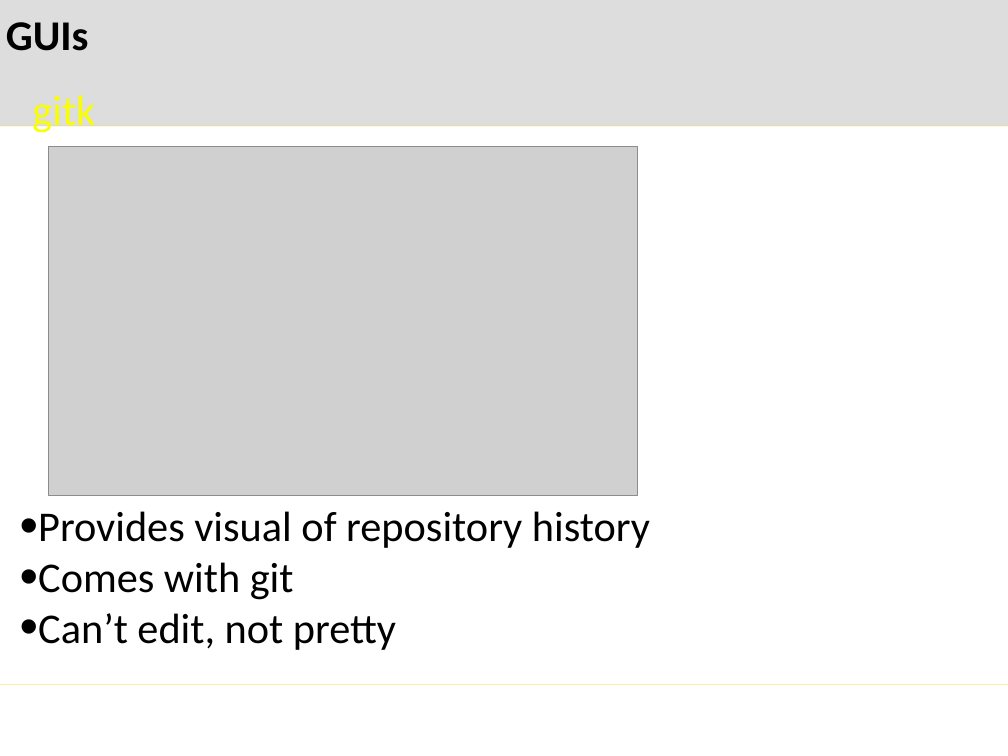
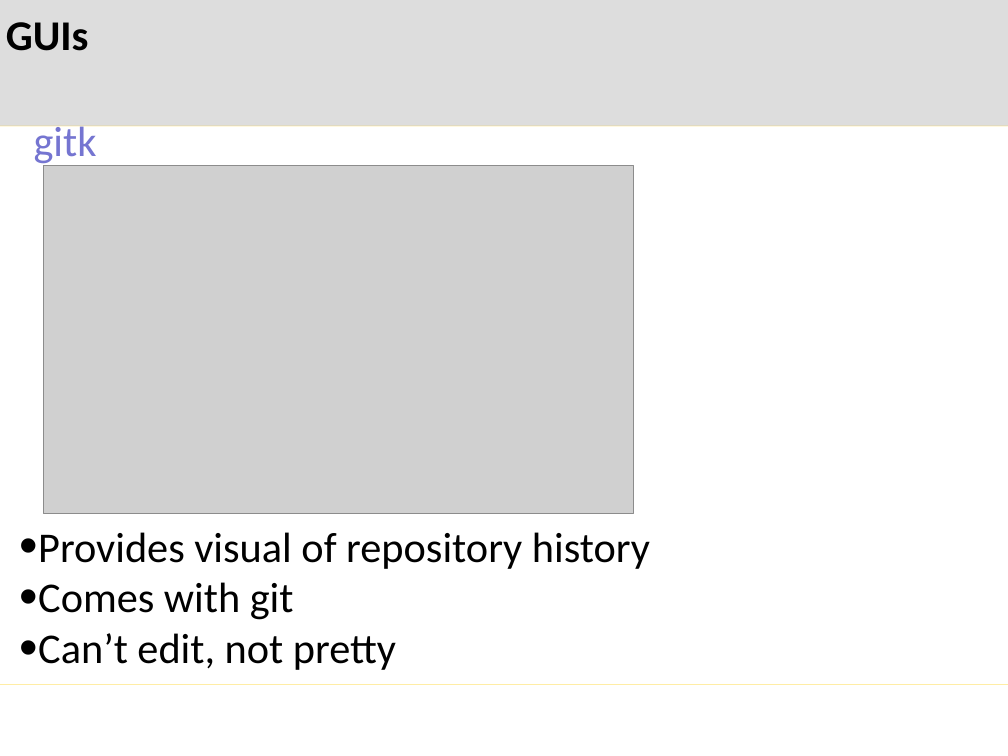
Before and after one commit to mglazer/GitPresentation, a slide deck: slide 33 of presentation.pptx (slide 22 before the commit). Drawn at 1008x756 pixels with LibreOffice and Linux fonts; fonts in the diff are those of the drawing; grey boxes stand for pictures; background and template pictures are left out. Boxes give left, top, right and bottom in pixels: in the first picture for what was removed or moved away, otherwise in the second. Text is boxed around its words. In the diff, an @@ line names an element or a change of style, - is before the commit and + after.

```diff
--- a/presentation.pptx
+++ b/presentation.pptx
@@ text "gitk": place and size @@
-text "gitk" at (32, 95, 95, 132)
+text "gitk" at (34, 125, 97, 167)
@@ text "gitk" at (34, 125, 97, 167): text colour #F9FF00 to #7575D1 @@
@@ picture: place and size @@
-picture at (48, 147, 638, 495)
+picture at (43, 165, 633, 514)
@@ text "Provides visual of repository history": place and size @@
-text "Provides visual of repository history" at (38, 511, 650, 650)
+text "Provides visual of repository history" at (38, 532, 650, 670)
```
Also in this commit, not shown: 16 other slides changed, 12 slides added, 1 other file.
